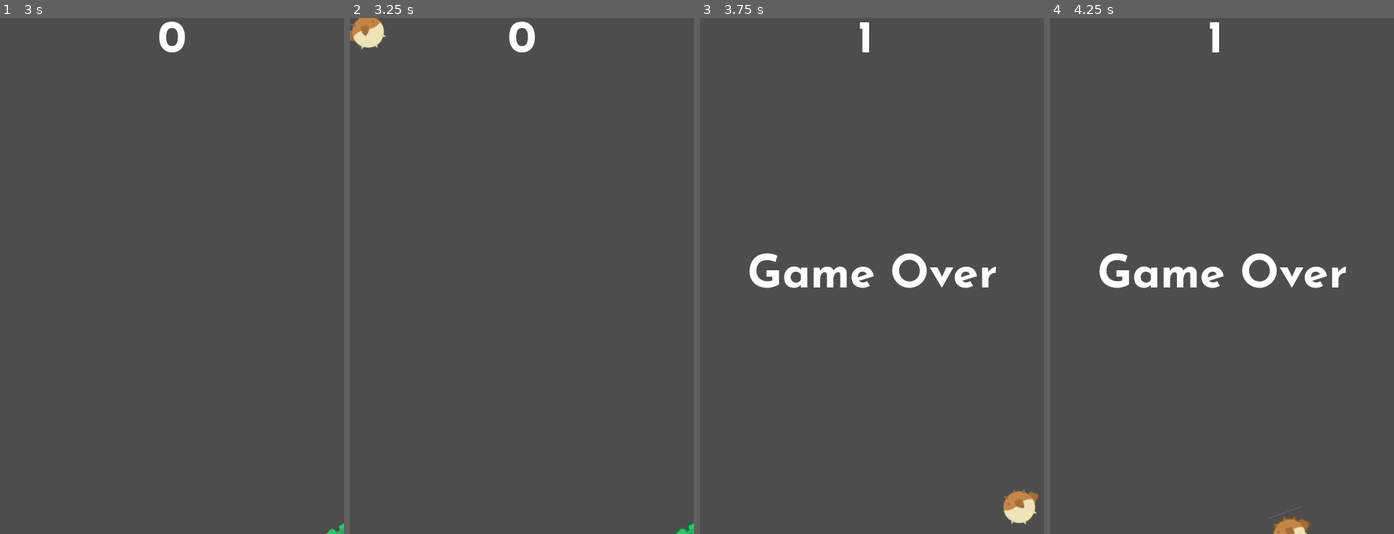
Above: before the commit, frames 1-4 (left to right).
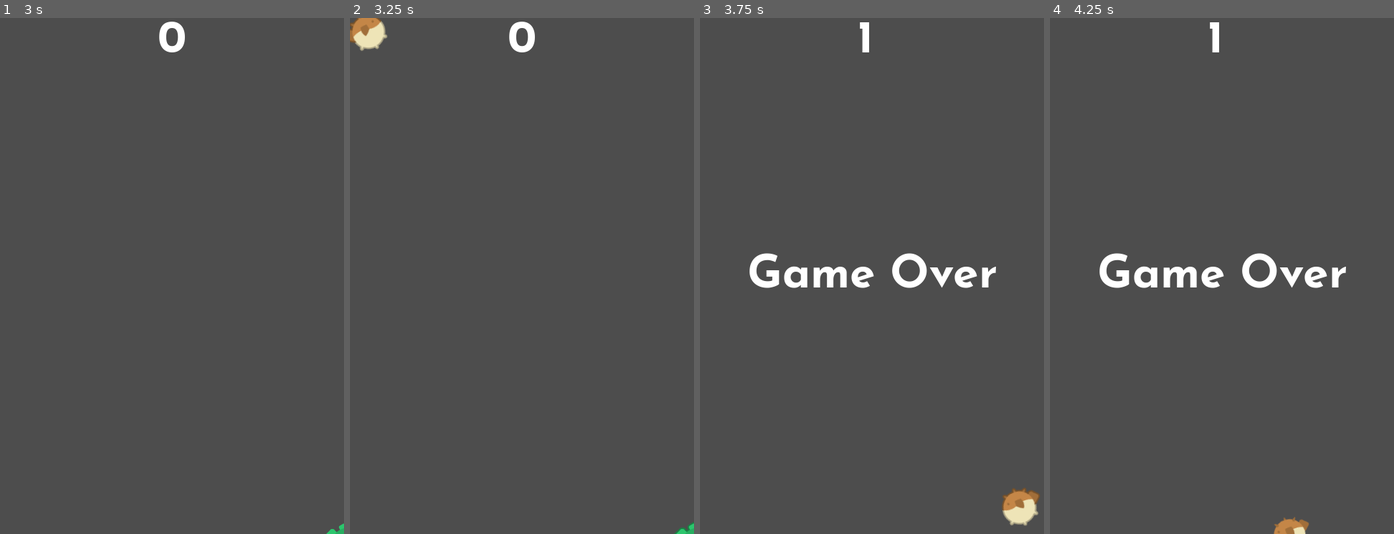
Above: after the commit, the same moments.

Repository: Heidi-Negrete/puffer-pester
Game: Godot game, scene res://scenes/main.tscn
Two runs of this game, one before a commit and one after it. Both use one fixed random seed, a clock stepped at 60 frames per second and the inputs below.
Inputs:
- Up to frame 1 (3 s): click "Start" at 0.5 s; tap Enter at 1.25 s; hold D (move-right) 1.28-2.03 s; hold S (move-down) 2.03-2.78 s; hold D (move-right) from 2.78 s (still down)
- Up to frame 2 (3.25 s): keep holding D (move-right)
- Up to frame 3 (3.75 s): release D (move-right) at 3.53 s; hold W (move-up) from 3.53 s (still down)
- Up to frame 4 (4.25 s): keep holding W (move-up)

Frame 1 is identical in both runs. In frame 2, less than 0.1% of the frame differs, in the area x 0-11%, y 0-7%; in frame 3, 0.1%, in the area x 87-99%, y 91-99%; in frame 4, less than 0.1%.

Commit message:
unscuff penguin frame 2 art

Diff:
--- a/project/scenes/enemy.tscn
+++ b/project/scenes/enemy.tscn
@@ -2,7 +2,7 @@
 
 [ext_resource type="Script" path="res://scenes/enemy.gd" id="1_7ssu6"]
 [ext_resource type="Texture2D" uid="uid://d3622n58rcqhq" path="res://assets/fishTile_100.png" id="1_8urlr"]
-[ext_resource type="Texture2D" uid="uid://cscskomjjaorb" path="res://assets/fishTile_101.png" id="2_ocfyn"]
+[ext_resource type="Texture2D" uid="uid://c28ijlpo5dgwx" path="res://assets/fishTile_1011112.png" id="3_d7d0e"]
 
 [sub_resource type="CircleShape2D" id="CircleShape2D_ab6p7"]
 radius = 23.0
@@ -14,7 +14,7 @@
 "texture": ExtResource("1_8urlr")
 }, {
 "duration": 1.0,
-"texture": ExtResource("2_ocfyn")
+"texture": ExtResource("3_d7d0e")
 }],
 "loop": true,
 "name": &"swim",
@@ -36,7 +36,6 @@
 [node name="AnimatedSprite2D" type="AnimatedSprite2D" parent="."]
 sprite_frames = SubResource("SpriteFrames_a4ib8")
 animation = &"swim"
-frame = 1
 frame_progress = 0.877776
 
 [connection signal="screen_exited" from="VisibleOnScreenNotifier2D" to="." method="_on_visible_on_screen_notifier_2d_screen_exited"]
Binary file removed: project/assets/fishTile_101.png
Binary file added: project/assets/fishTile_1011112.png
Not shown, changed: project/assets/fishTile_1011112.png.import
